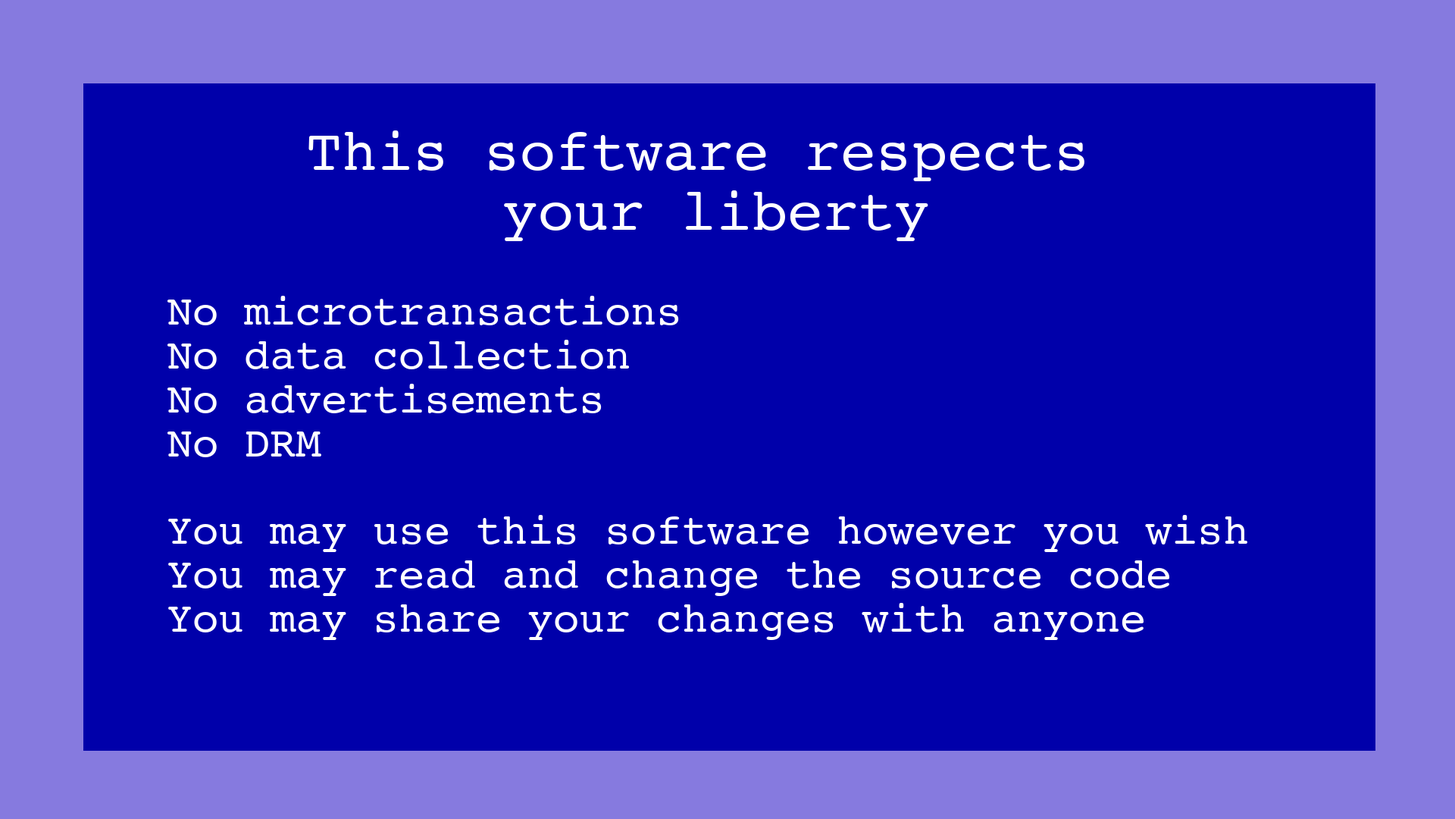
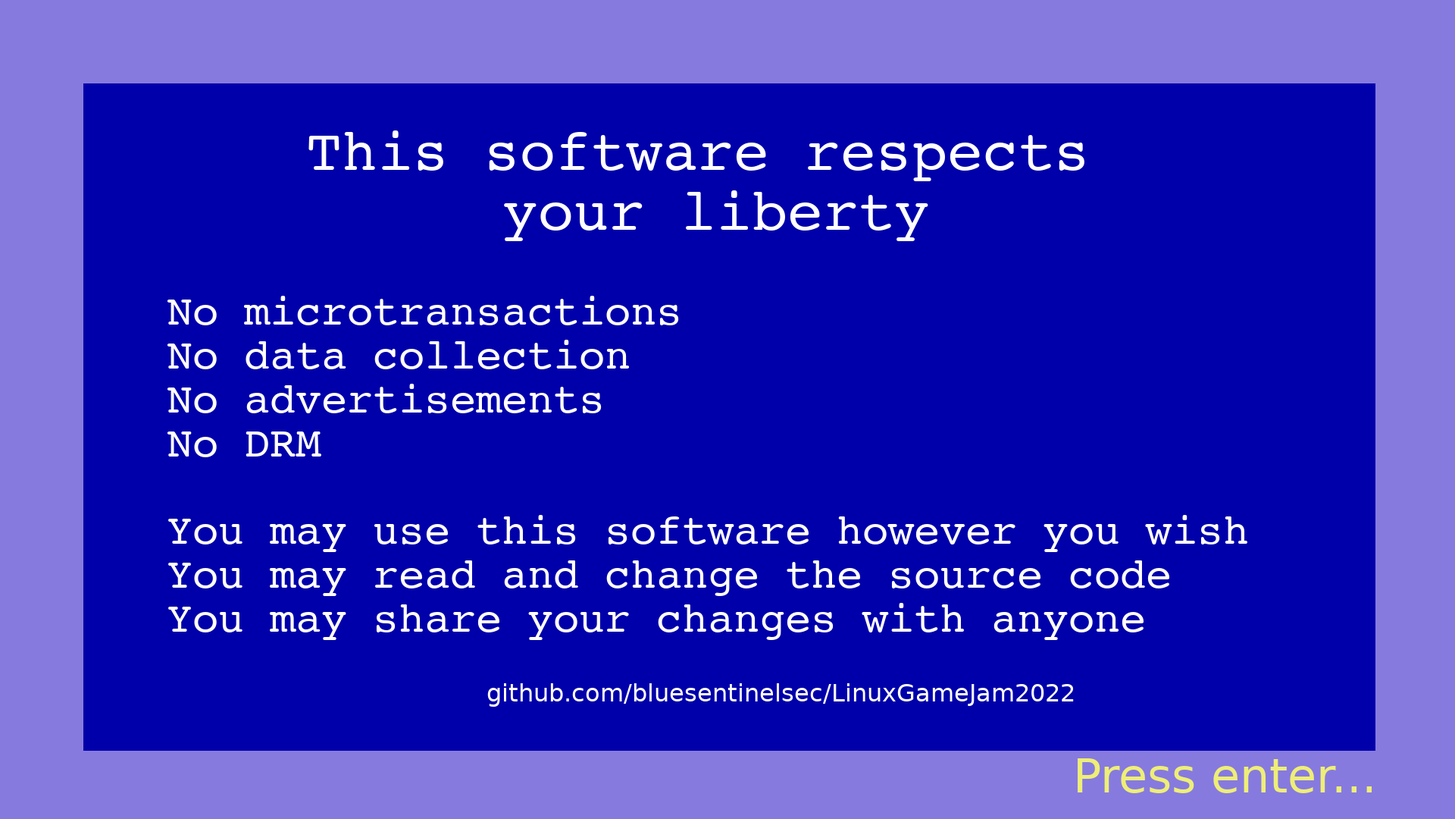
Revision of a layered 1455 × 819 image; what changed, layer by layer:
added layer "github.com/bluesentinelsec/Lin..." above "Press enter..." over [487, 682, 1075, 707]
added layer "Press enter..." above "foreground" over [1077, 757, 1372, 793]
